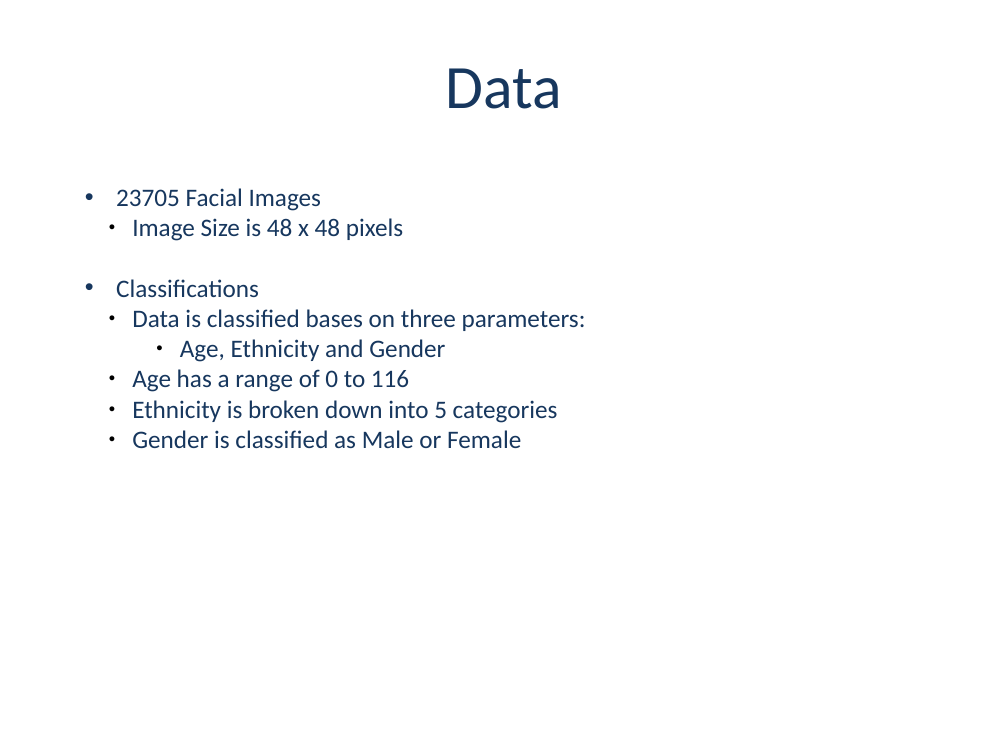
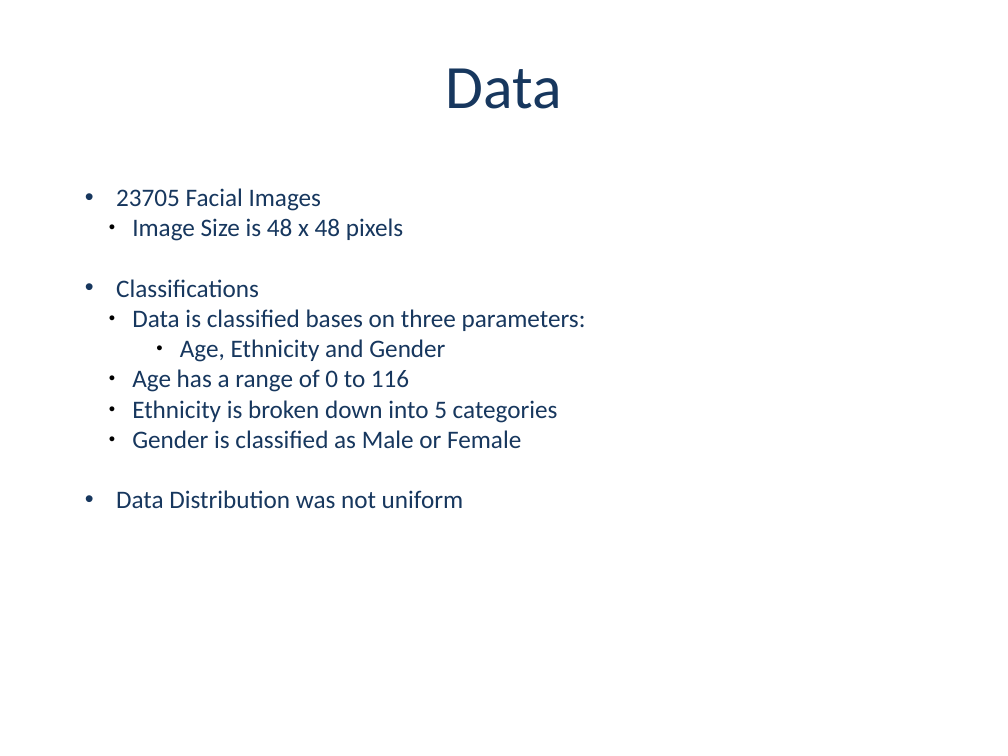
Before and after one commit to dmf49/cs5542FinalProject, a slide deck: slide 9 of Project Presentaion - Group 2- v1.2.0.pptx. Drawn at 1008x756 pixels with LibreOffice and Linux fonts; fonts in the diff are those of the drawing; background and template pictures are left out. Boxes give left, top, right and bottom in pixels: in the first picture for what was removed or moved away, otherwise in the second. Text is boxed around its words. In the diff, an @@ line names an element or a change of style, - is before the commit and + after.

Commit message:
Update data distribution images

```diff
--- a/Project Presentaion - Group 2- v1.2.0.pptx
+++ b/Project Presentaion - Group 2- v1.2.0.pptx
@@ text at <box>116,490,464,508</box>: paragraph added @@
+• Data Distribution was not uniform
```
Also in this commit, not shown: 1 other slide changed.
